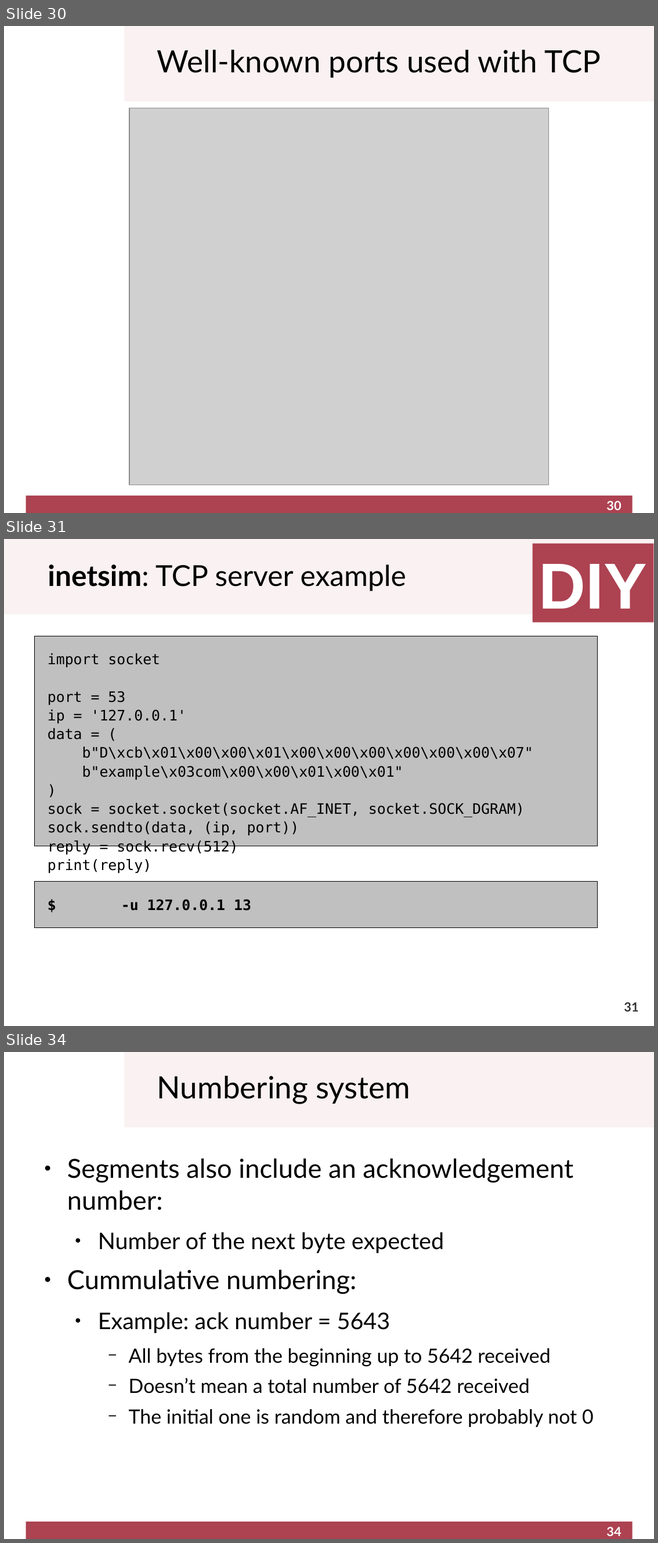
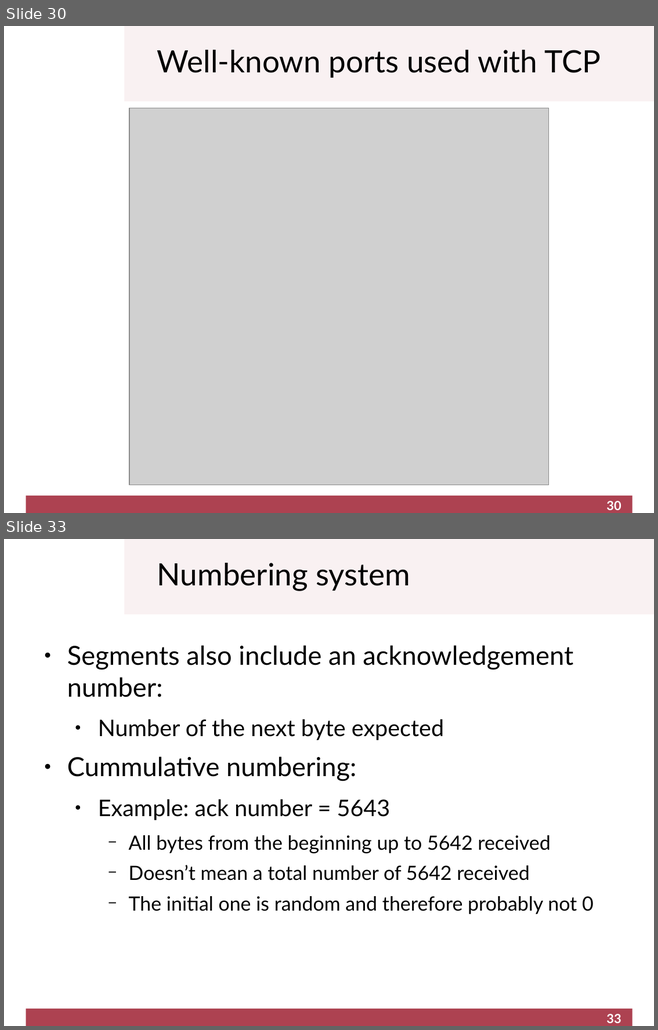
Before and after one commit to cletomartin/redes1, a slide deck: slides/transport.odp. Shown one above the other, each under a label of ours: slides 30, 31 and 34 before the commit, slides 30 and 33 after it; the slides between them are not shown. The pictures are 658x1543 and 658x1030 pixels, drawn with LibreOffice and Linux fonts; fonts in the diff are those of the drawing; grey boxes stand for pictures; background and template pictures are left out. Boxes give left, top, right and bottom in pixels: in the first picture for what was removed or moved away, otherwise in the second. Text is boxed around its words. In the diff, an @@ line names an element or a change of style, - is before the commit and + after.

```diff
--- a/slides/transport.odp
+++ b/slides/transport.odp
@@ slide 31 removed at [4, 539, 654, 1026], background #FFFFFF @@
@@ rectangle removed at [4, 539, 654, 614] @@
@@ rectangle removed at [532, 544, 653, 623] @@
-DIY
@@ title removed at [48, 565, 406, 591] @@
-inetsim: TCP server example
@@ rectangle removed at [35, 636, 597, 846] @@
-import socket
-port = 53
-ip = '127.0.0.1'
-data = (
-b"D\xcb\x01\x00\x00\x01\x00\x00\x00\x00\x00\x00\x07"
-b"example\x03com\x00\x00\x01\x00\x01"
-)
-sock = socket.socket(socket.AF_INET, socket.SOCK_DGRAM)
-sock.sendto(data, (ip, port))
-reply = sock.recv(512)
-print(reply)
@@ rectangle removed at [35, 882, 597, 928] @@
-$ -u 127.0.0.1 13
@@ page number removed at [623, 1002, 638, 1012] @@
-31
@@ what was slide 34 is now slide 33 @@
@@ page number at [606, 1014, 621, 1023]: text changed @@
-34
+33
```
Also in this commit, not shown: 3 slides changed, 2 other files.
